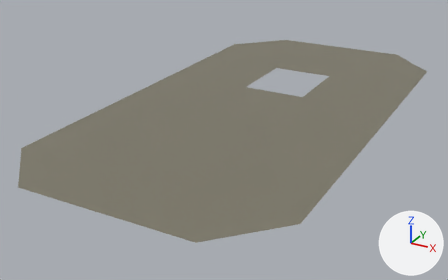
Renders of the glTF model src/worlds/1980/assets/models/floorNav3.glb from each side of a commit.
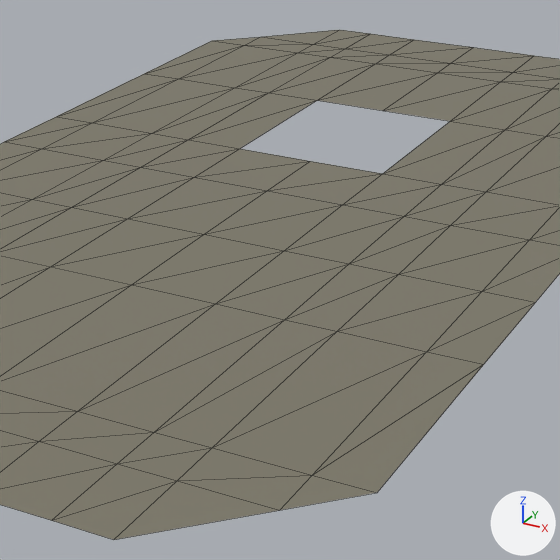
Each version appears first whole from a camera (50 mm lens) standing at (15.1, -31.6, 13.0) and looking at (-1.3, -1.7, -2.0), and next in a close-up on the part from 34% to 83% of the width and 10% to 90% of the height. Arrows for +X, +Y and +Z are at lower right; the lights stay in place. The close-ups show mesh edges as thin lines. Where no turn or scale is listed for an object, it has been applied to the vertices.

Names of what the first close-up shows: 'pasted__floorNav'.
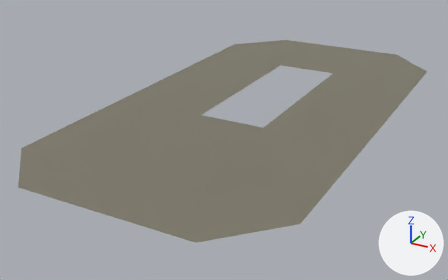
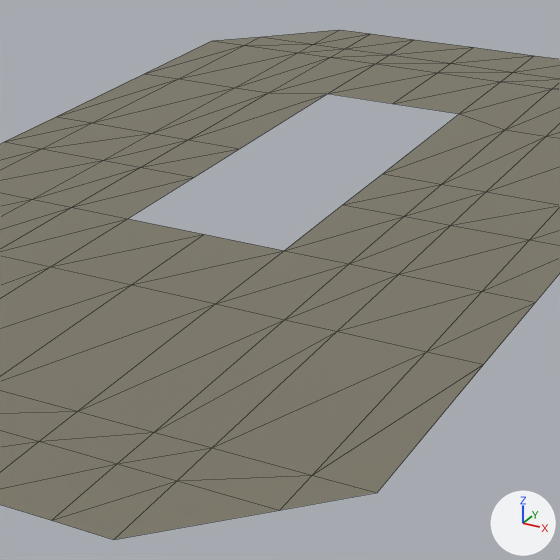
The newer file is also rescaled (x0.239) as a whole; pictures and numbers use the older file's frame.

Patch to the scene script:
```diff
--- a/src/worlds/1980/assets/models/floorNav3.glb.py
+++ b/src/worlds/1980/assets/models/floorNav3.glb.py
@@ me_mesh_046 @@
 me_mesh_046.from_pydata(...)  # 109 vertices, 180 faces; spans x -7.6..7.5, y -14.6..14.7, z 0.0
 # used by ob_pasted__floornav; location = (0.0, 0.0, 0.0)
 # verts and faces of me_mesh_046; kept vertices keep their numbers, new ones are numbered from 109
 # before: 42 (-2.0, -3.2, 0.0) at pixel (127, 218), 43 (0.0, -3.2, 0.0) at pixel (204, 234), 44 (2.0, -3.2, 0.0) at pixel (284, 250), 53 (-2.0, 0.0, 0.0) at pixel (194, 177), 54 (0.0, 0.0, 0.0) at pixel (267, 190)
 # before: 55 (2.0, 0.0, 0.0) at pixel (342, 204), 64 (-2.0, 2.4, 0.0) at pixel (239, 148), 65 (0.0, 2.4, 0.0) at pixel (310, 161), 66 (2.0, 2.4, 0.0) at pixel (382, 173), 75 (-2.0, 7.2, 0.0) at pixel (317, 100)
 # before: 76 (0.0, 7.2, 0.0) at pixel (382, 110), 77 (2.0, 7.2, 0.0) at pixel (450, 121)
+# me_mesh_046 part 1
+delete_vertices([54, 65])  # with the faces that use them
+delete_faces([(43, 44, 55)])
+for i in [75, 76, 77]: verts[i] += (0.0, 0.8, 0.0)
 me_mesh_046.materials.append(mat_pasted__lambert8)
```

Where the change shows, as pixel boxes [x1, y1, x2, y2] in the close-ups (560 x 560 px):
part 1 of me_mesh_046, cut back: before [128, 64, 552, 251]; after [189, 64, 552, 173]
